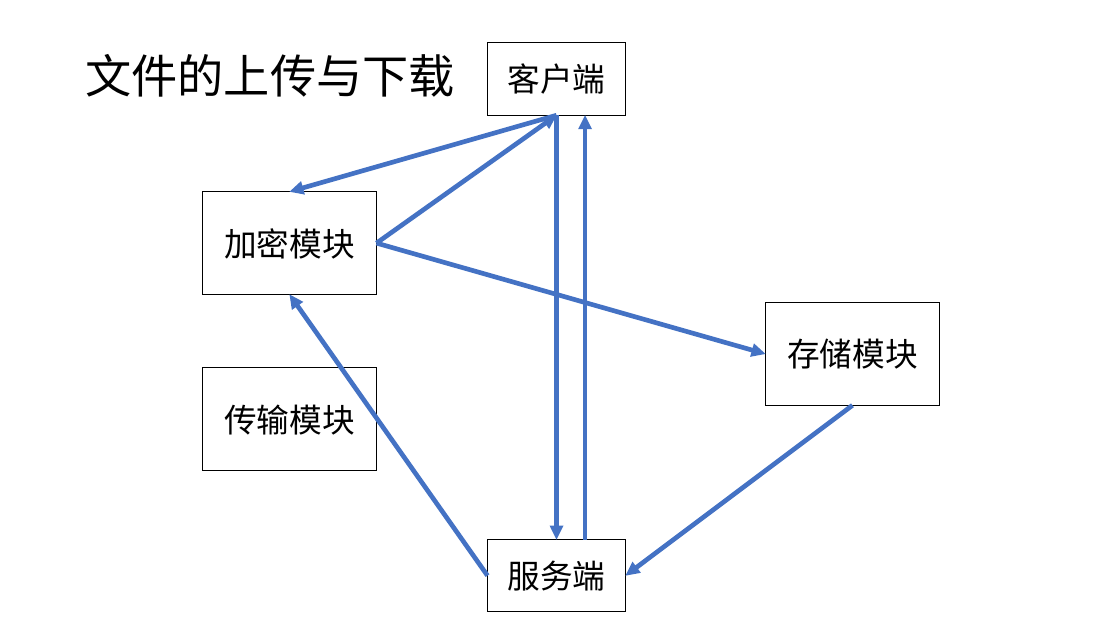
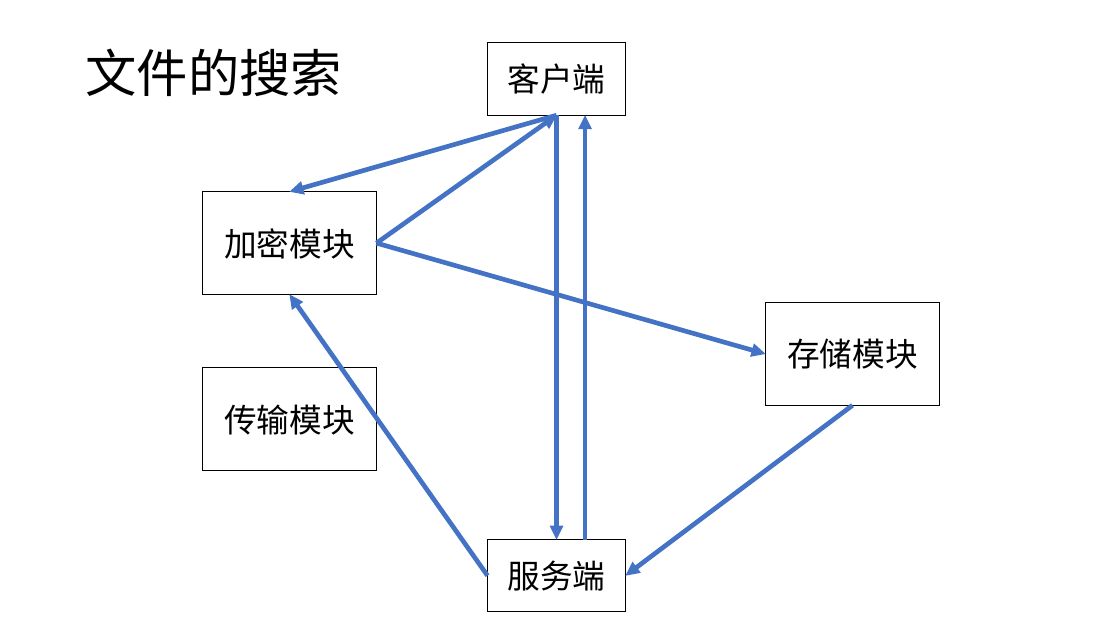
Before and after one commit to royalvald/MediumTest, a slide deck: slide 9 of 基于加密搜索的可靠在线文件管理系统.pptx (slide 10 before the commit). Drawn at 1120x630 pixels with LibreOffice and Linux fonts; fonts in the diff are those of the drawing. Boxes give left, top, right and bottom in pixels: in the first picture for what was removed or moved away, otherwise in the second. Text is boxed around its words. In the diff, an @@ line names an element or a change of style, - is before the commit and + after.

```diff
--- a/基于加密搜索的可靠在线文件管理系统.pptx
+++ b/基于加密搜索的可靠在线文件管理系统.pptx
@@ title at (85,48,342,96): text changed; size 39.6 to 44 pt @@
-文件的上传与下载
+文件的搜索
```
Also in this commit, not shown: 4 other slides changed, 1 slide removed.
